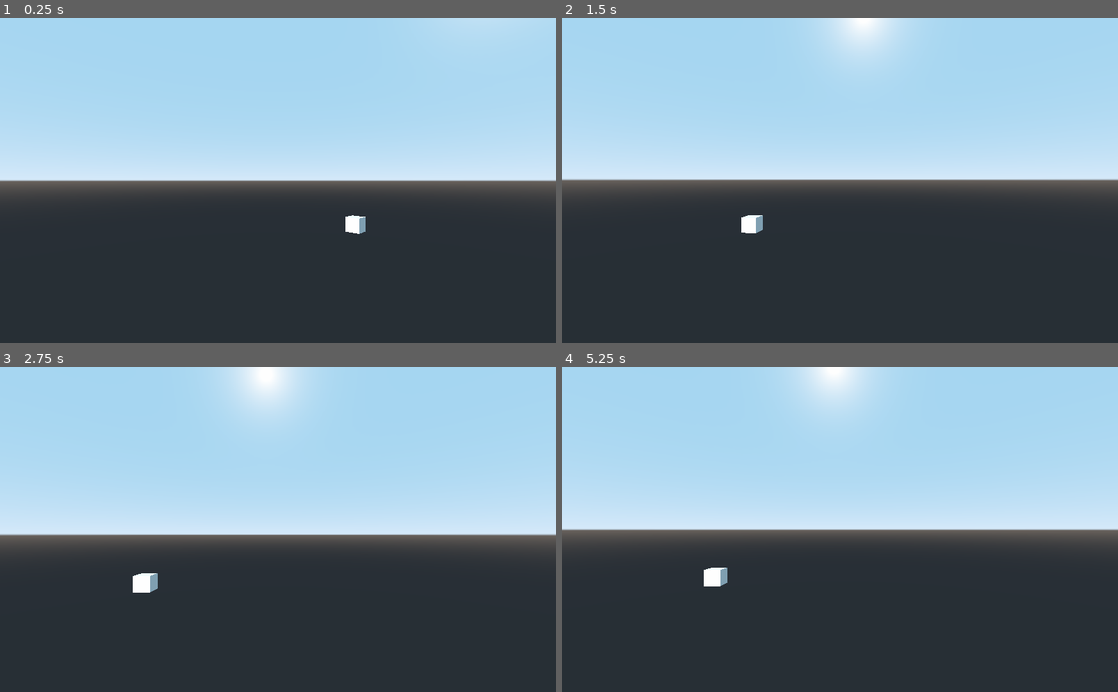
Above: before the commit, frames 1-4 (two rows, left to right).
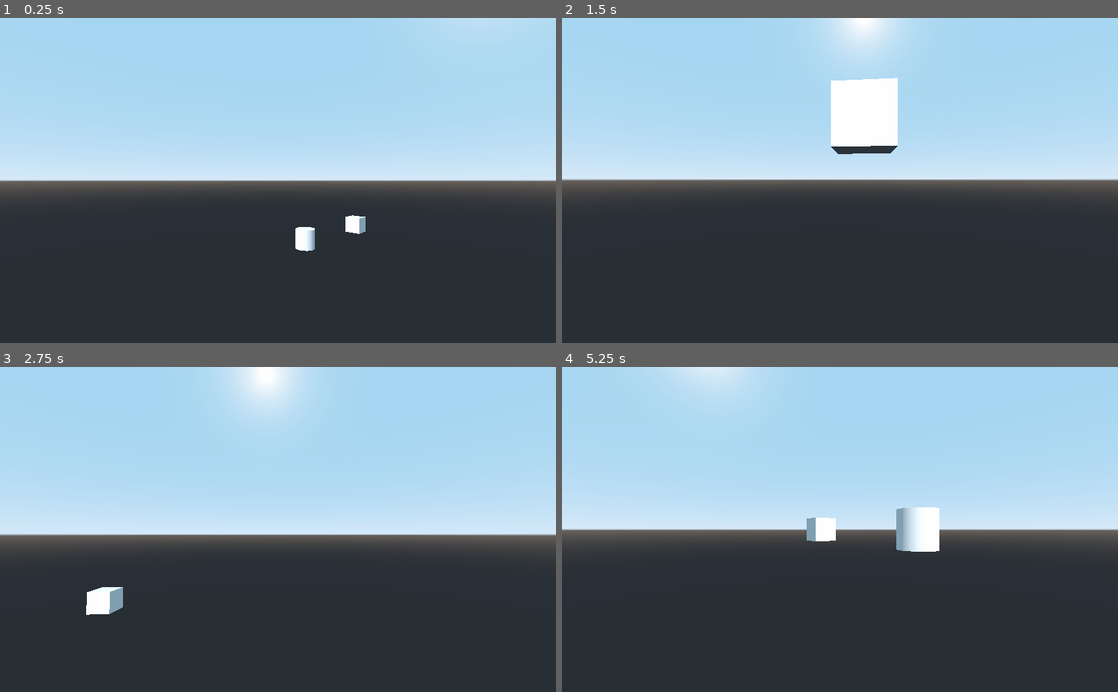
Above: after the commit, the same moments.

Repository: teratron/treaker
Game: Godot game, scene res://src/Main.tscn
Two runs of this game, one before a commit and one after it. Both use one fixed random seed, a clock stepped at 60 frames per second and the inputs below.
Inputs (mouse positions are in pixels of both pictures, inside the frame that each line leads up to):
- Up to frame 1 (0.25 s): no input
- Up to frame 2 (1.5 s): tap Enter at 0.5 s; move the mouse to (867, 180) at 0.52 s; hold C (ui_camera, bound only after the commit) 0.53-1.28 s; hold W (move_forward, bound only after the commit) from 0.53 s (still down); tap Space (move_up, bound only after the commit) at 1.25 s; move the mouse to (812, 180) at 1.27 s; tap C (ui_camera, bound only after the commit) at 1.35 s
- Up to frame 3 (2.75 s): keep holding W (move_forward, bound only after the commit); tap Enter at 2 s; move the mouse to (289, 523) at 2.02 s; hold C (ui_camera, bound only after the commit) from 2.03 s (still down)
- Up to frame 4 (5.25 s): keep holding W (move_forward, bound only after the commit); move the mouse to (834, 536) at 2.77 s; release C (ui_camera, bound only after the commit) at 2.78 s; tap C (ui_camera, bound only after the commit) at 2.85, 4.35 s; tap Space (move_up, bound only after the commit) at 3.5 s; move the mouse to (878, 532) at 3.52 s; hold C (ui_camera, bound only after the commit) 3.53-4.28 s; tap Enter at 4.25 s; move the mouse to (795, 526) at 4.27 s; move the mouse to (845, 529) at 5.02 s; hold C (ui_camera, bound only after the commit) from 5.03 s (still down)

The runs differ from the first frame. In frame 1, 0.2% of the frame differs, in the area x 53-57%, y 64-72%; in frame 2, 2.9%; in frame 3, 0.7%; in frame 4, 4.0%, in the area x 18-68%, y 0-68%.
Error before the commit: Invalid call. Nonexistent function 'addActionList' in base 'Reference (ActionMap.gd)'. (res://src/player/Player.gd:19)

Commit message:
Update ActionMap, Debug, SwitchCamera

Diff:
--- a/app/assets/tools/torus.svg
+++ /dev/null
@@ -1,21 +0,0 @@
-<?xml version="1.0" encoding="UTF-8"?>
-<svg width="256px" height="256px" viewBox="0 -63 256 256" version="1.1" xmlns="http://www.w3.org/2000/svg" xmlns:xlink="http://www.w3.org/1999/xlink" preserveAspectRatio="xMidYMid">
-    <defs>
-        <linearGradient x1="-0.0116689288%" y1="50.0129952%" x2="100.00728%" y2="50.0129952%" id="linearGradient-1">
-            <stop stop-color="#A34CB4" offset="0%"></stop>
-            <stop stop-color="#954DB2" offset="9.192359%"></stop>
-            <stop stop-color="#3C52A1" offset="71.69%"></stop>
-            <stop stop-color="#19549B" offset="100%"></stop>
-        </linearGradient>
-        <linearGradient x1="-3.88442213%" y1="172.00528%" x2="83.2366552%" y2="-50.9344551%" id="linearGradient-2">
-            <stop stop-color="#FF0264" offset="0%"></stop>
-            <stop stop-color="#FE744A" offset="49.43%"></stop>
-            <stop stop-color="#FDBC39" offset="81.9%"></stop>
-            <stop stop-color="#FDDF31" offset="100%"></stop>
-        </linearGradient>
-    </defs>
-	<g>
-		<path d="M128,0 C81.6,0 41,12.5 18.5,31.3 C18.6,31.8 18.1,32.8 18.3,33.3 C20.9,45.7 32,57 48.8,65.4 C49.2,65.6 50.3,65 50.8,65.2 C52.7,63.9 76.4,48.3 128,48.3 C179.3,48.3 203.2,63.7 205.3,65.2 C205.7,65 206.7,65.4 207.1,65.3 C224.2,56.8 235.5,45.5 237.9,33.1 C238,32.7 237.4,31.9 237.5,31.5 C215,12.5 174.4,0 128,0" fill="url(#linearGradient-1)"></path>
-		<path d="M237.5,31.3 C233.2,58.9 185.8,80.6 128,80.6 C70.2,80.6 22.8,58.9 18.5,31.3 C6.8,41.1 0,52.6 0,64.9 C0,100.7 57.3,129.8 128,129.8 C198.7,129.8 256,100.7 256,64.9 C256,52.6 249.2,41.1 237.5,31.3" fill="url(#linearGradient-2)"></path>
-	</g>
-</svg>
--- a/app/project.godot
+++ b/app/project.godot
@@ -23,17 +23,11 @@
 "class": "Pipe",
 "language": "GDScript",
 "path": "res://src/geometry/Pipe.gd"
-}, {
-"base": "Reference",
-"class": "Torus",
-"language": "GDScript",
-"path": "res://src/geometry/Torus.gd"
 } ]
 _global_script_class_icons={
 "ActionMap": "",
 "CameraSwitch": "",
-"Pipe": "",
-"Torus": "res://assets/tools/torus.svg"
+"Pipe": ""
 }
 
 [application]
--- a/app/src/action/ActionMap.gd
+++ b/app/src/action/ActionMap.gd
@@ -1,106 +1,8 @@
 class_name ActionMap
 
 
-func addActionKey(action: String, code=null) -> void:
-	if !InputMap.has_action(action):
-		InputMap.add_action(action)
-	_addEventKey(action, code)
-	return
-
-
-func _addEventKey(action, code) -> void:
-	match typeof(code):
-		TYPE_NIL:
-			return
-		TYPE_INT:
-			_addKey(action, code)
-		TYPE_INT_ARRAY:
-			for i in len(code):
-				_addKey(action, code[i])
-		_:
-			 printerr("unexpected results")
-	return
-
-
-func _addKey(action, code) -> void:
-	var event = InputEventKey.new()
-	event.scancode = code
-	InputMap.action_add_event(action, event)
-	return
-
-
-func addActionMouse(action: String, mask=null) -> void:
-	if !InputMap.has_action(action):
-		InputMap.add_action(action)
-	_addEventMouse(action, mask)
-	return
-
-
-func _addEventMouse(action, mask) -> void:
-	match typeof(mask):
-		TYPE_NIL:
-			return
-		TYPE_INT:
-			_addMouse(action, mask)
-		TYPE_INT_ARRAY:
-			for i in len(mask):
-				_addMouse(action, mask[i])
-		_:
-			 printerr("unexpected results")
-	return
-
-
-func _addMouse(action, mask) -> void:
-	var event = InputEventMouse.new()
-	event.button_mask = mask
-	InputMap.action_add_event(action, event)
-	return
-
-
-func addActionJoypadButton(action: String, index=null) -> void:
-	if !InputMap.has_action(action):
-		InputMap.add_action(action)
-	_addEventJoypadButton(action, index)
-	return
-
-
-func _addEventJoypadButton(action, index) -> void:
-	match typeof(index):
-		TYPE_NIL:
-			return
-		TYPE_INT:
-			_addJoypadButton(action, index)
-		TYPE_INT_ARRAY:
-			for i in len(index):
-				_addJoypadButton(action, index[i])
-		_:
-			 printerr("unexpected results")
-	return
-
-
-func _addJoypadButton(action, index) -> void:
-	var event = InputEventJoypadButton.new()
-	event.button_index = index
-	InputMap.action_add_event(action, event)
-	return
-
-
-func addActionJoypadMotion(action: String, axis: int=0, axis_value: float=0) -> void:
-	if !InputMap.has_action(action):
-		InputMap.add_action(action)
-	_addJoypadMotion(action, axis, axis_value)
-	return
-
-
-func _addJoypadMotion(action, axis, axis_value) -> void:
-	var event = InputEventJoypadMotion.new()
-	event.axis = axis
-	event.axis_value = axis_value
-	InputMap.action_add_event(action, event)
-	return
-
-
-func addActionMapList(list):
+func addActionMapList(list) -> void:
+	var name: String
 	for item in list:
 		if "action" in item:
 			if !InputMap.has_action(item["action"]):
@@ -113,51 +15,92 @@
 				for key in item["events"]:
 					match key:
 						InputEventKey:
-							_addEventKey(item["action"], item["events"][key])
-						InputEventMouse:
-							_addEventMouse(item["action"], item["events"][key])
+							name = "_addKey"
+						InputEventMouseButton:
+							name = "_addMouseButton"
 						InputEventJoypadButton:
-							_addEventJoypadButton(item["action"], item["events"][key])
+							name = "_addJoypadButton"
 						InputEventJoypadMotion:
-							_addJoypadMotion(item["action"], item["events"][key].axis, item["events"][key].axis_value)
+							name = "_addJoypadMotion"
 						_:
-							printerr("error")
+							printerr("error: unexpected results: ", key.to_string())
+							continue
+
+					_addActionEvent(funcref(self, name), item["action"], item["events"][key])
 		else:
-			printerr("action not exist")
+			printerr("error: action not exist")
 	return
 
 
-#move_forward={
-#"deadzone": 0.5,
-#"events": [ Object(InputEventKey,"resource_local_to_scene":false,"resource_name":"","device":0,"alt":false,"shift":false,"control":false,"meta":false,"command":false,"pressed":false,"scancode":87,"physical_scancode":0,"unicode":0,"echo":false,"script":null)
-#, Object(InputEventKey,"resource_local_to_scene":false,"resource_name":"","device":0,"alt":false,"shift":false,"control":false,"meta":false,"command":false,"pressed":false,"scancode":90,"physical_scancode":0,"unicode":0,"echo":false,"script":null)
-#, Object(InputEventKey,"resource_local_to_scene":false,"resource_name":"","device":0,"alt":false,"shift":false,"control":false,"meta":false,"command":false,"pressed":false,"scancode":16777232,"physical_scancode":0,"unicode":0,"echo":false,"script":null)
-#, Object(InputEventJoypadButton,"resource_local_to_scene":false,"resource_name":"","device":0,"button_index":12,"pressure":0.0,"pressed":false,"script":null)
-#, Object(InputEventJoypadMotion,"resource_local_to_scene":false,"resource_name":"","device":0,"axis":1,"axis_value":-1.0,"script":null)
-# ]
-#}
-#move_back={
-#"deadzone": 0.5,
-#"events": [ Object(InputEventKey,"resource_local_to_scene":false,"resource_name":"","device":0,"alt":false,"shift":false,"control":false,"meta":false,"command":false,"pressed":false,"scancode":83,"physical_scancode":0,"unicode":0,"echo":false,"script":null)
-#, Object(InputEventKey,"resource_local_to_scene":false,"resource_name":"","device":0,"alt":false,"shift":false,"control":false,"meta":false,"command":false,"pressed":false,"scancode":16777234,"physical_scancode":0,"unicode":0,"echo":false,"script":null)
-#, Object(InputEventJoypadButton,"resource_local_to_scene":false,"resource_name":"","device":0,"button_index":13,"pressure":0.0,"pressed":false,"script":null)
-#, Object(InputEventJoypadMotion,"resource_local_to_scene":false,"resource_name":"","device":0,"axis":1,"axis_value":1.0,"script":null)
-# ]
-#}
-#move_left={
-#"deadzone": 0.51,
-#"events": [ Object(InputEventKey,"resource_local_to_scene":false,"resource_name":"","device":0,"alt":false,"shift":false,"control":false,"meta":false,"command":false,"pressed":false,"scancode":65,"physical_scancode":0,"unicode":0,"echo":false,"script":null)
-#, Object(InputEventKey,"resource_local_to_scene":false,"resource_name":"","device":0,"alt":false,"shift":false,"control":false,"meta":false,"command":false,"pressed":false,"scancode":81,"physical_scancode":0,"unicode":0,"echo":false,"script":null)
-#, Object(InputEventKey,"resource_local_to_scene":false,"resource_name":"","device":0,"alt":false,"shift":false,"control":false,"meta":false,"command":false,"pressed":false,"scancode":16777231,"physical_scancode":0,"unicode":0,"echo":false,"script":null)
-#, Object(InputEventJoypadButton,"resource_local_to_scene":false,"resource_name":"","device":0,"button_index":14,"pressure":0.0,"pressed":false,"script":null)
-#, Object(InputEventJoypadMotion,"resource_local_to_scene":false,"resource_name":"","device":0,"axis":0,"axis_value":-1.0,"script":null)
-# ]
-#}
-#move_right={
-#"deadzone": 0.5,
-#"events": [ Object(InputEventKey,"resource_local_to_scene":false,"resource_name":"","device":0,"alt":false,"shift":false,"control":false,"meta":false,"command":false,"pressed":false,"scancode":68,"physical_scancode":0,"unicode":0,"echo":false,"script":null)
-#, Object(InputEventKey,"resource_local_to_scene":false,"resource_name":"","device":0,"alt":false,"shift":false,"control":false,"meta":false,"command":false,"pressed":false,"scancode":16777233,"physical_scancode":0,"unicode":0,"echo":false,"script":null)
-#, Object(InputEventJoypadButton,"resource_local_to_scene":false,"resource_name":"","device":0,"button_index":15,"pressure":0.0,"pressed":false,"script":null)
-#, Object(InputEventJoypadMotion,"resource_local_to_scene":false,"resource_name":"","device":0,"axis":0,"axis_value":1.0,"script":null)
-# ]
-#}
+func _addAction(funcName: String, action: String, value) -> void:
+	if !InputMap.has_action(action):
+		InputMap.add_action(action)
+	_addActionEvent(funcref(self, funcName), action, value)
+	return
+
+
+func _addActionEvent(function: FuncRef, action, value) -> void:
+	match typeof(value):
+		TYPE_NIL:
+			return
+		TYPE_INT, TYPE_DICTIONARY:
+			function.call_func(action, value)
+		TYPE_ARRAY:
+			for i in len(value):
+				function.call_func(action, value[i])
+		_:
+			 printerr("error: unexpected results: ", function.get_function())
+	return
+
+
+# Keyboard
+func addActionKey(action: String, code) -> void:
+	_addAction("_addKey", action, code)
+	return
+
+
+func _addKey(action, code) -> void:
+	var event = InputEventKey.new()
+	event.scancode = code
+	InputMap.action_add_event(action, event)
+	return
+
+
+# Mouse button
+func addActionMouseButton(action: String, index) -> void:
+	_addAction("_addMouseButton", action, index)
+	return
+
+
+func _addMouseButton(action, index) -> void:
+	var event = InputEventMouseButton.new()
+	event.button_index = index
+	InputMap.action_add_event(action, event)
+	return
+
+
+# Joypad button
+func addActionJoypadButton(action: String, index) -> void:
+	_addAction("_addJoypadButton", action, index)
+	return
+
+
+func _addJoypadButton(action, index) -> void:
+	var event = InputEventJoypadButton.new()
+	event.button_index = index
+	InputMap.action_add_event(action, event)
+	return
+
+
+# Joypad motion
+func addActionJoypadMotion(action: String, axis: int=0, axis_value: float=0) -> void:
+	_addAction("_addJoypadMotion", action, {"axis": axis, "axis_value": axis_value})
+	return
+
+
+func _addJoypadMotion(action, param) -> void:
+	var event = InputEventJoypadMotion.new()
+	event.axis = param.axis
+	event.axis_value = param.axis_value
+	InputMap.action_add_event(action, event)
+	return
--- a/app/src/debug/CameraSwitch.gd
+++ b/app/src/debug/CameraSwitch.gd
@@ -5,6 +5,11 @@
 var lastIndex: int
 var length:    int
 var list:      Array
+var listEvent: Array
+
+
+func _init():
+	pass
 
 
 func _ready():
@@ -20,9 +25,15 @@
 				node.current = false
 		i += 1
 
+	if InputMap.has_action("ui_camera"):
+		listEvent = InputMap.get_action_list("ui_camera")
+
 
 func _input(event):
-	if event is InputEventKey && event.pressed:
+	if InputMap.has_action("ui_camera") && InputMap.action_has_event("ui_camera", event):
+		pass
+
+	if (event is InputEventKey or event is InputEventMouseButton) && event.pressed:
 		if event.is_action_pressed("ui_camera"):
 			list[index].current = false
 			if index >= lastIndex:
--- a/app/src/debug/Debug.gd
+++ b/app/src/debug/Debug.gd
@@ -9,7 +9,7 @@
 		"deadzone": 0.5,
 		"events": {
 			InputEventKey: [KEY_W, KEY_UP, KEY_KP_8],
-			InputEventJoypadButton: [13],
+			InputEventJoypadButton: JOY_BUTTON_12,
 			InputEventJoypadMotion: {"axis": 1, "axis_value": -1.0}
 		}
 	},{
@@ -17,7 +17,7 @@
 		"deadzone": 0.5,
 		"events": {
 			InputEventKey: [KEY_S, KEY_DOWN, KEY_KP_2],
-			InputEventJoypadButton: [13],
+			InputEventJoypadButton: JOY_BUTTON_13,
 			InputEventJoypadMotion: {"axis": 1, "axis_value": 1.0}
 		}
 	},{
@@ -25,7 +25,7 @@
 		"deadzone": 0.5,
 		"events": {
 			InputEventKey: [KEY_A, KEY_LEFT, KEY_KP_4],
-			InputEventJoypadButton: [13],
+			InputEventJoypadButton: JOY_BUTTON_14,
 			InputEventJoypadMotion: {"axis": 0, "axis_value": -1.0}
 		}
 	},{
@@ -33,23 +33,23 @@
 		"deadzone": 0.5,
 		"events": {
 			InputEventKey: [KEY_D, KEY_RIGHT, KEY_KP_6],
-			InputEventJoypadButton: [13],
+			InputEventJoypadButton: JOY_BUTTON_15,
 			InputEventJoypadMotion: {"axis": 0, "axis_value": 1.0}
 		}
 	},{
 		"action": "move_up",
 		"deadzone": 0.5,
-		"events": {InputEventKey: [KEY_SPACE]}
+		"events": {InputEventKey: KEY_SPACE}
 	},{
 		"action": "move_down",
 		"deadzone": 0.5,
-		"events": {InputEventKey: [KEY_SHIFT]}
+		"events": {InputEventKey: KEY_SHIFT}
 	},{
 		"action": "ui_camera",
 		"deadzone": 0.5,
 		"events": {
-			InputEventKey: [KEY_C],
-			InputEventMouse: [BUTTON_RIGHT],
+			InputEventKey: KEY_C,
+			InputEventMouseButton: BUTTON_RIGHT
 		}
 	}
 ]
--- a/app/src/debug/Debug.tscn
+++ b/app/src/debug/Debug.tscn
@@ -1,7 +1,9 @@
-[gd_scene load_steps=3 format=2]
+[gd_scene load_steps=4 format=2]
 
 [ext_resource path="res://src/debug/FloatCamera.gd" type="Script" id=1]
 [ext_resource path="res://src/debug/Debug.gd" type="Script" id=2]
+
+[sub_resource type="CylinderMesh" id=1]
 
 [node name="Debug" type="Spatial"]
 script = ExtResource( 2 )
@@ -15,3 +17,7 @@
 
 [node name="StaticCamera" type="Camera" parent="." groups=["cameras"]]
 transform = Transform( 0.866025, 0, -0.5, 0, 1, 0, 0.5, 0, 0.866025, -9, 0, 8 )
+
+[node name="MeshInstance" type="MeshInstance" parent="."]
+mesh = SubResource( 1 )
+material/0 = null
--- a/app/src/geometry/Torus.gd
+++ /dev/null
@@ -1,9 +0,0 @@
-class_name Torus, "res://assets/tools/torus.svg"
-
-
-func _init():
-	pass
-
-
-func _ready():
-	pass
--- a/app/src/player/Player.gd
+++ b/app/src/player/Player.gd
@@ -4,19 +4,45 @@
 const MOUSE_SENSITIVITY = 0.002
 const MOVE_SPEED = 0.6
 
-var rotate     = Vector3()
-var velocity   = Vector3()
-var actionMap  = ActionMap.new()
-var actionList = {
-	"move_left":   [KEY_A, KEY_LEFT],
-	"move_right":  [KEY_D, KEY_RIGHT],
-	"use_shot":    [KEY_SPACE],
-	"use_ability": [KEY_SHIFT]
-}
+var radius: float = 10
+var angularVelocity
+var angularAcceleration
+var rotationSpeed
+
+var rotate    = Vector3()
+var velocity  = Vector3()
+var actionMap = ActionMap.new()
+var actionMapList = [
+	{
+		"action": "move_left",
+		"deadzone": 0.5,
+		"events": {
+			InputEventKey: [KEY_A, KEY_LEFT, KEY_KP_4],
+			InputEventJoypadButton: JOY_BUTTON_14,
+			InputEventJoypadMotion: {"axis": 0, "axis_value": -1.0}
+		}
+	},{
+		"action": "move_right",
+		"deadzone": 0.5,
+		"events": {
+			InputEventKey: [KEY_D, KEY_RIGHT, KEY_KP_6],
+			InputEventJoypadButton: JOY_BUTTON_15,
+			InputEventJoypadMotion: {"axis": 0, "axis_value": 1.0}
+		}
+	},{
+		"action": "use_shot",
+		"deadzone": 0.5,
+		"events": {InputEventKey: KEY_SPACE}
+	},{
+		"action": "use_ability",
+		"deadzone": 0.5,
+		"events": {InputEventKey: KEY_SHIFT}
+	}
+]
 
 
 func _init():
-	actionMap.addActionList(actionList)
+	actionMap.addActionMapList(actionMapList)
 
 
 func _ready():
Not shown, changed: Makefile
Not shown, changed: app/src/action/README.md
